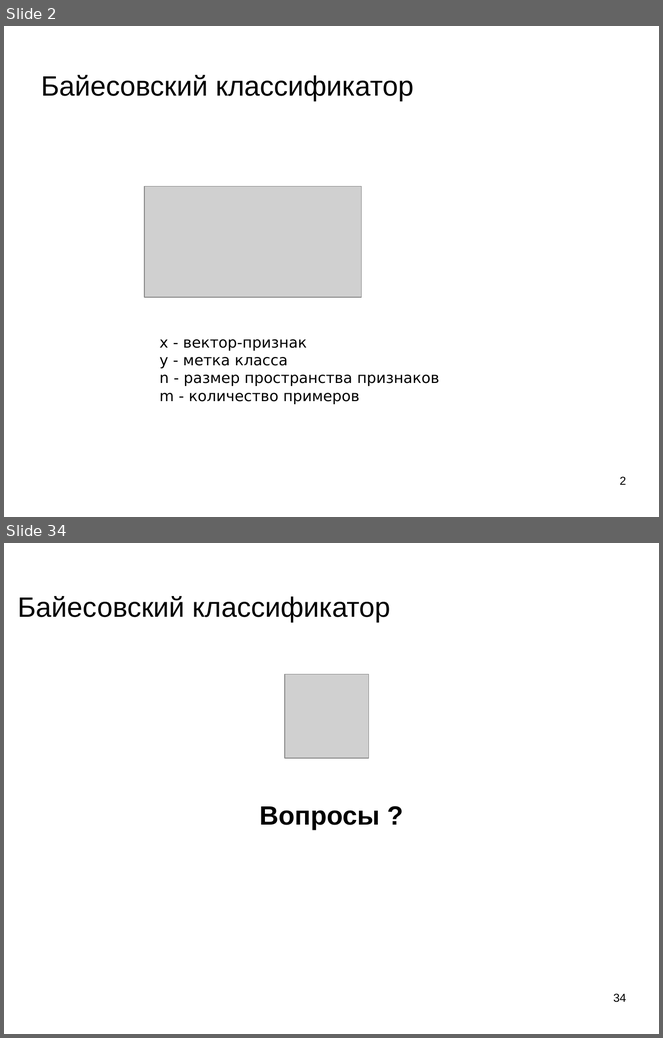
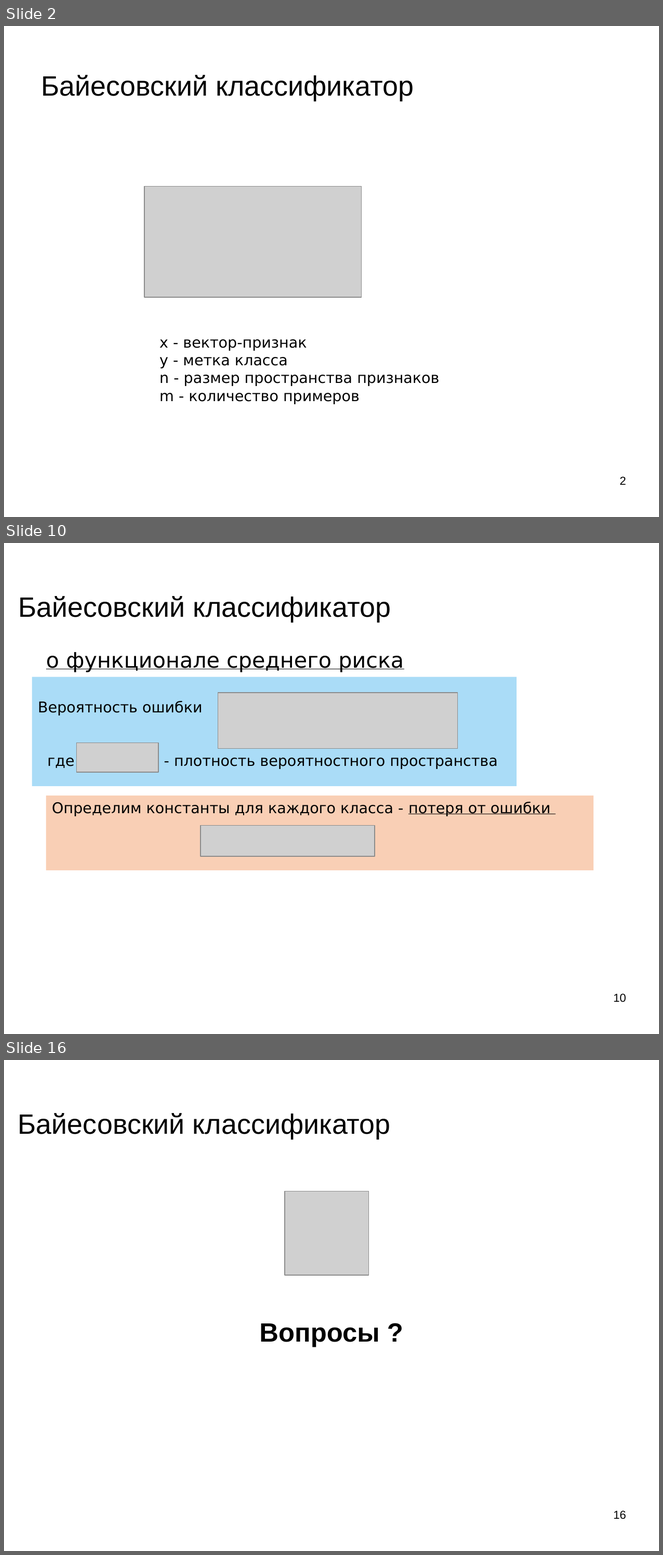
Before and after one commit to mechanoid5/ml_lectorium_legacy, a slide deck: 09-bayes.odp. Shown one above the other, each under a label of ours: slides 2 and 34 before the commit, slides 2, 10 and 16 after it; the slides between them are not shown. The pictures are 663x1038 and 663x1555 pixels, drawn with LibreOffice and Linux fonts; fonts in the diff are those of the drawing; grey boxes stand for pictures; background and template pictures are left out. Boxes give left, top, right and bottom in pixels: in the first picture for what was removed or moved away, otherwise in the second. Text is boxed around its words. In the diff, an @@ line names an element or a change of style, - is before the commit and + after.

```diff
--- a/09-bayes.odp
+++ b/09-bayes.odp
@@ slide 10 added at <box>4,543,659,1034</box>, background picture (left out) @@
@@ title added at <box>18,596,391,622</box>, 33.9 pt, text #000000 @@
+Байесовский классификатор
@@ title added at <box>46,652,404,672</box>, 26 pt, text #000000, underline @@
+о функционале среднего риска
@@ rectangle added at <box>32,677,517,786</box>, fill #AADCF7, 18 pt, text #000000 @@
+Вероятность ошибки
+где - плотность вероятностного пространства
@@ picture added at <box>218,693,457,749</box> @@
@@ picture added at <box>76,743,158,772</box> @@
@@ rectangle added at <box>46,796,594,871</box>, fill #F9CFB5, 18 pt, text #000000 @@
+Определим константы для каждого класса - потеря от ошибки
@@ picture added at <box>201,825,375,857</box> @@
@@ page number added at <box>613,994,626,1003</box>, 14 pt, text #000000 @@
+10
@@ what was slide 34 is now slide 16 @@
@@ page number at <box>613,1511,626,1520</box>: text changed @@
-34
+16
```
Also in this commit, not shown: 8 slides changed, 4 other slides added, 23 slides removed, 2 other files.
